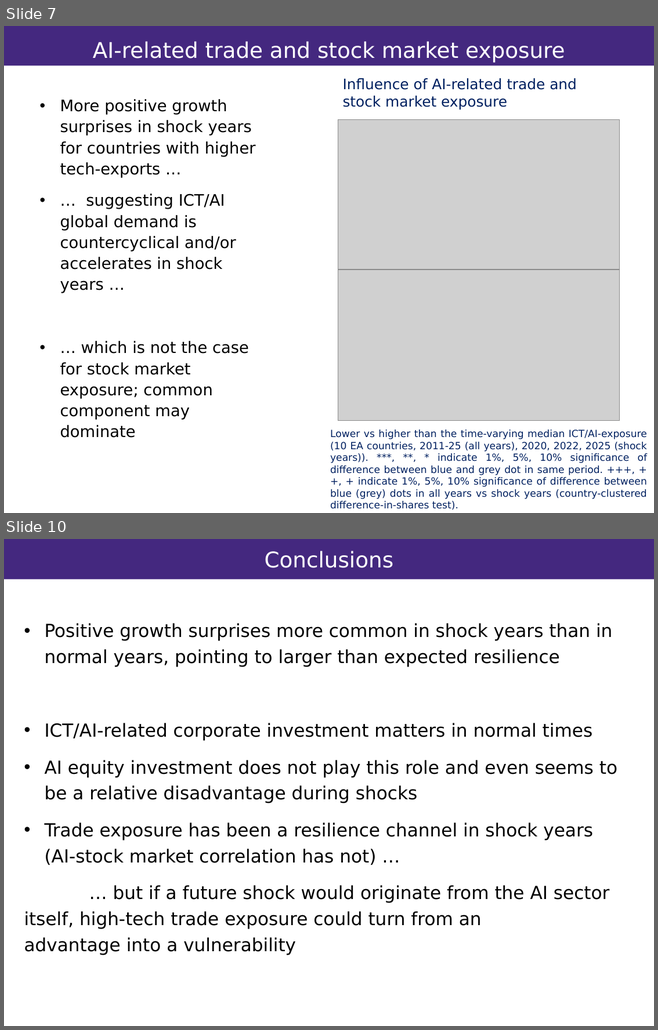
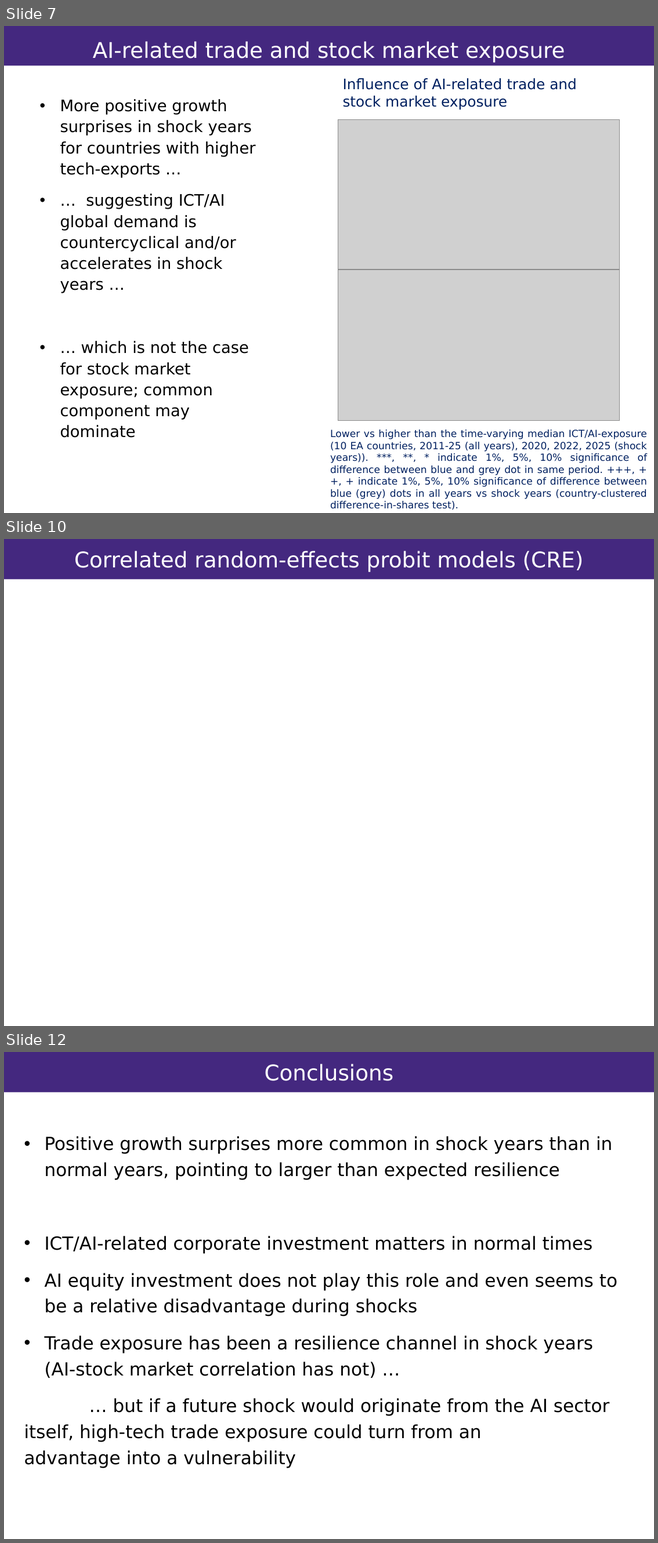
Before and after one commit to vandenEnd/scripts, a slide deck: Resilience.pptx. Shown one above the other, each under a label of ours: slides 7 and 10 before the commit, slides 7, 10 and 12 after it; the slides between them are not shown. The pictures are 658x1030 and 658x1543 pixels, drawn with LibreOffice and Linux fonts; fonts in the diff are those of the drawing; grey boxes stand for pictures; background and template pictures are left out. Boxes give left, top, right and bottom in pixels: in the first picture for what was removed or moved away, otherwise in the second. Text is boxed around its words. In the diff, an @@ line names an element or a change of style, - is before the commit and + after.

```diff
--- a/Resilience.pptx
+++ b/Resilience.pptx
@@ slide 10 added at [4,539,654,1026], background #FFFFFF @@
@@ title added at [4,539,654,579], fill #44287F, 24 pt, text #FFFFFF @@
+Correlated random-effects probit models (CRE)
@@ what was slide 10 is now slide 12 @@
```
Also in this commit, not shown: 4 slides changed, 1 other slide added.
